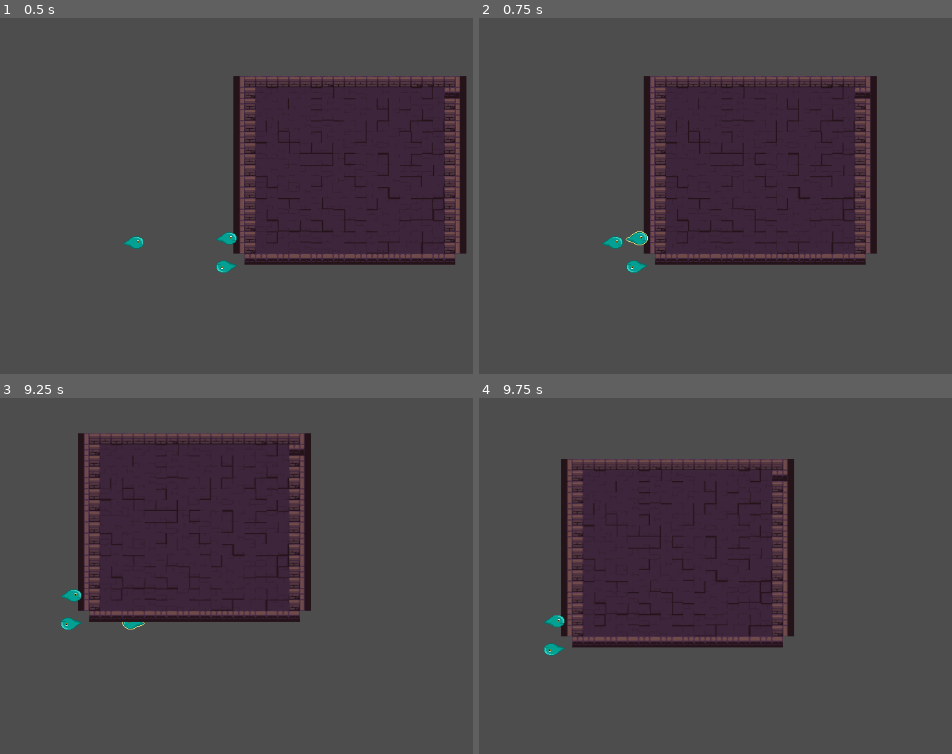
Above: before the commit, frames 1-4 (two rows, left to right).
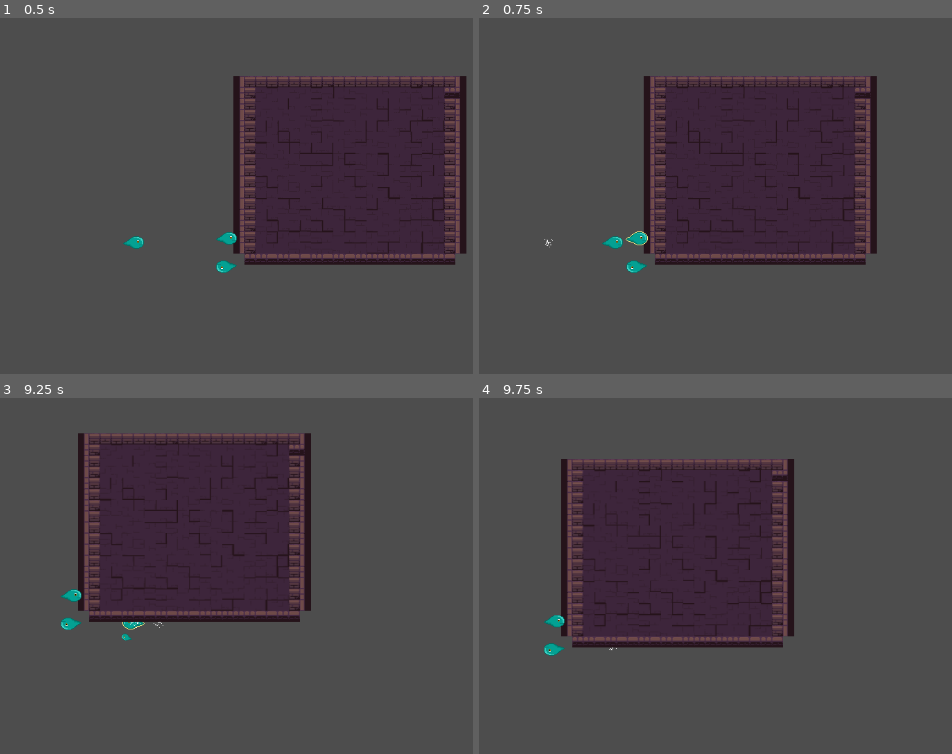
Above: after the commit, the same moments.

Repository: Ethyx07/Wispbornrequiem
Game: Godot game, scene res://Scenes/world.tscn
Two runs of this game, one before a commit and one after it. Both use one fixed random seed, a clock stepped at 60 frames per second and the inputs below.
Inputs (mouse positions are in pixels of both pictures, inside the frame that each line leads up to):
- Up to frame 1 (0.5 s): no input
- Up to frame 2 (0.75 s): tap Enter at 0.5 s; move the mouse to (786, 220) at 0.52 s; hold D (Right) from 0.53 s (still down); tap Shift (Dash) at 0.6 s
- Up to frame 3 (9.25 s): tap Space at 1.25, 5 s; move the mouse to (outside the picture) at 1.27 s; release D (Right) at 1.28 s; hold S (Down) 1.28-2.03 s; tap Shift (Dash) at 1.35, 2.3, 2.85, 3.6, 4.55, 5.1, 5.85, 6.8, 7.35, 8.1, 9.05 s; move the mouse to (212, 522) at 2.02 s; hold D (Right) 2.03-2.78 s; tap E (Interact) every 2.25 s from 2.1 to 8.85 s; move the mouse to (94, 711) at 2.77 s; hold W (Up) 2.78-3.53 s; move the mouse to (373, 689) at 3.52 s; hold A (Left) 3.53-5.03 s; tap Enter at 4.25 s; move the mouse to (outside the picture) at 4.27 s; move the mouse to (175, 622) at 5.02 s; hold S (Down) 5.03-5.78 s; move the mouse to (14, 511) at 5.77 s; hold D (Right) 5.78-6.53 s; move the mouse to (307, 600) at 6.52 s; hold W (Up) 6.53-7.28 s; move the mouse to (outside the picture) at 7.27 s; hold D (Right) 7.28-8.03 s; move the mouse to (212, 522) at 8.02 s; hold S (Down) 8.03-8.78 s; move the mouse to (94, 711) at 8.77 s; hold A (Left) from 8.78 s (still down)
- Up to frame 4 (9.75 s): move the mouse to (852, 689) at 9.52 s; release A (Left) at 9.53 s; hold W (Up) from 9.53 s (still down); tap Shift (Dash) at 9.6 s

Frame 1 is identical in both runs. In frame 2, less than 0.1% of the frame differs, in the area x 13-16%, y 62-65%; in frame 3, less than 0.1%, in the area x 25-35%, y 62-69%; in frame 4, less than 0.1%.

Commit message:
Added dash visual
Added visual to dash so player would puff forwards
Added attack marker for player that moves around the mouse for direction of attack

Diff:
--- /dev/null
+++ b/Scenes/Particles/dash_particle.tscn
@@ -0,0 +1,21 @@
+[gd_scene load_steps=3 format=3 uid="uid://bddxl25yq1syy"]
+
+[ext_resource type="Script" path="res://Scripts/Particles/dash_particle.gd" id="1_gw6us"]
+
+[sub_resource type="ParticleProcessMaterial" id="ParticleProcessMaterial_qkfr2"]
+particle_flag_disable_z = true
+spread = 90.0
+initial_velocity_min = -50.0
+initial_velocity_max = 50.0
+gravity = Vector3(0, 0, 0)
+
+[node name="GPUParticles2D" type="GPUParticles2D"]
+emitting = false
+amount = 30
+process_material = SubResource("ParticleProcessMaterial_qkfr2")
+lifetime = 0.5
+one_shot = true
+explosiveness = 1.0
+script = ExtResource("1_gw6us")
+
+[connection signal="finished" from="." to="." method="_on_finished"]
--- a/Scenes/PlayerClasses/minotaur.tscn
+++ b/Scenes/PlayerClasses/minotaur.tscn
@@ -1,13 +1,16 @@
-[gd_scene load_steps=5 format=3 uid="uid://5aa26iu24g7d"]
+[gd_scene load_steps=7 format=3 uid="uid://5aa26iu24g7d"]
 
 [ext_resource type="Texture2D" uid="uid://okjk4g0vbcrs" path="res://Assets/PlayerSprites/WispHighlighted.png" id="1_6u8td"]
 [ext_resource type="Script" path="res://Scripts/PlayableCharacters/minotaur.gd" id="1_65rwl"]
+[ext_resource type="Texture2D" uid="uid://bkkrypsu1d2i1" path="res://Assets/PlayerSprites/Wisp.png" id="3_6h0ey"]
 
 [sub_resource type="CircleShape2D" id="CircleShape2D_55fc3"]
 radius = 15.0333
 
 [sub_resource type="RectangleShape2D" id="RectangleShape2D_kopfh"]
 size = Vector2(12, 19)
+
+[sub_resource type="CapsuleShape2D" id="CapsuleShape2D_oq2df"]
 
 [node name="minotaur" type="CharacterBody2D"]
 script = ExtResource("1_65rwl")
@@ -30,6 +33,19 @@
 
 [node name="Camera2D" type="Camera2D" parent="."]
 
+[node name="attackMarker" type="Marker2D" parent="."]
+
+[node name="hitbox" type="Area2D" parent="attackMarker"]
+position = Vector2(24, 0)
+
+[node name="CollisionShape2D" type="CollisionShape2D" parent="attackMarker/hitbox"]
+shape = SubResource("CapsuleShape2D_oq2df")
+
+[node name="Wisp" type="Sprite2D" parent="attackMarker/hitbox"]
+rotation = 1.5708
+scale = Vector2(0.5, 0.5)
+texture = ExtResource("3_6h0ey")
+
 [connection signal="body_entered" from="InteractableBox" to="." method="_on_interactable_box_body_entered"]
 [connection signal="body_exited" from="InteractableBox" to="." method="_on_interactable_box_body_exited"]
 [connection signal="body_shape_exited" from="InteractableBox" to="." method="_on_interactable_box_body_shape_exited"]
--- a/Scenes/PlayerClasses/player_wisp.tscn
+++ b/Scenes/PlayerClasses/player_wisp.tscn
@@ -17,7 +17,7 @@
 [node name="playerSprite" type="Sprite2D" parent="."]
 texture = ExtResource("1_3lqi4")
 
-[node name="CollisionShape2D" type="CollisionShape2D" parent="."]
+[node name="hurtbox" type="CollisionShape2D" parent="."]
 shape = SubResource("CircleShape2D_55fc3")
 
 [node name="InteractableBox" type="Area2D" parent="."]
--- /dev/null
+++ b/Scripts/Particles/dash_particle.gd
@@ -0,0 +1,4 @@
+extends GPUParticles2D
+
+func _on_finished() -> void:
+	self.queue_free()
--- a/Scripts/PlayableCharacters/player_wisp.gd
+++ b/Scripts/PlayableCharacters/player_wisp.gd
@@ -2,8 +2,9 @@
 
 @export var speed : float = 20.0
 
-
+@onready var attackDirection = get_node("attackMarker")
 @onready var playerSprite = get_node("playerSprite")
+@onready var dashParticle : PackedScene = preload("res://Scenes/Particles/dash_particle.tscn")
 
 var facingBody : Node2D
 
@@ -23,13 +24,27 @@
 		get_node("InteractableBox/interact_box_right").disabled = false
 	velocity = inputVector * speed
 	move_and_slide()
+	#Moves attack direction
+	if is_instance_valid(attackDirection):
+		attackDirection.look_at(get_global_mouse_position())
 
 	if Input.is_action_just_pressed("Interact"):
 		if is_instance_valid(facingBody):
 			facingBody.interact(get_node("."))
+	#Dash mechanic and spawning of 2 smoke bomb particle effects at each dash point
 	if Input.is_action_just_pressed("Dash"):
+		var particle_temp = dashParticle.instantiate()
+		particle_temp.emitting = true
+		particle_temp.global_position = playerSprite.global_position
+		get_tree().root.get_child(0).add_child(particle_temp)
 		velocity = velocity * 100
+		self.hide()
 		move_and_slide()
+		var particle_tempFin = dashParticle.instantiate()
+		particle_tempFin.emitting = true
+		particle_tempFin.global_position = playerSprite.global_position
+		get_tree().root.get_child(0).add_child(particle_tempFin)
+		self.show()
 
 func _on_interactable_box_body_entered(body: Node2D) -> void:
 	if body.is_in_group("Interactable") and !is_instance_valid(facingBody):
@@ -40,3 +55,6 @@
 	if body.is_in_group("Interactable") and is_instance_valid(facingBody):
 		facingBody.unhighlighted()
 		facingBody = null
+
+func _on_particle_finished(particleInstance : Node)-> void:
+	particleInstance.queue_free()
